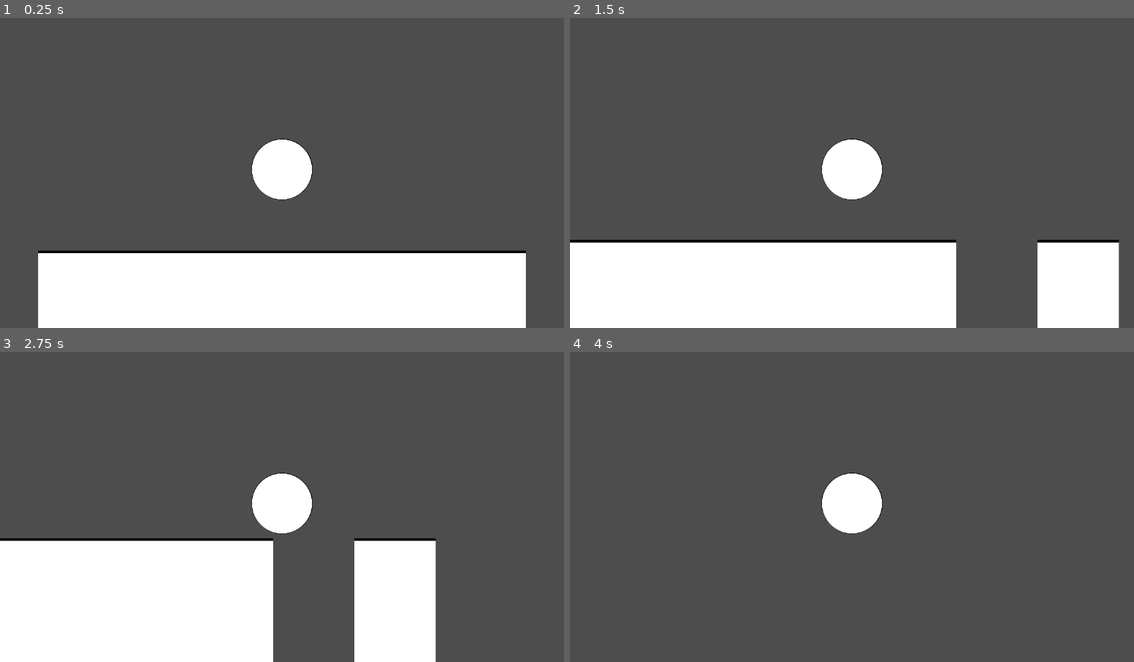
Above: before the commit, frames 1-4 (two rows, left to right).
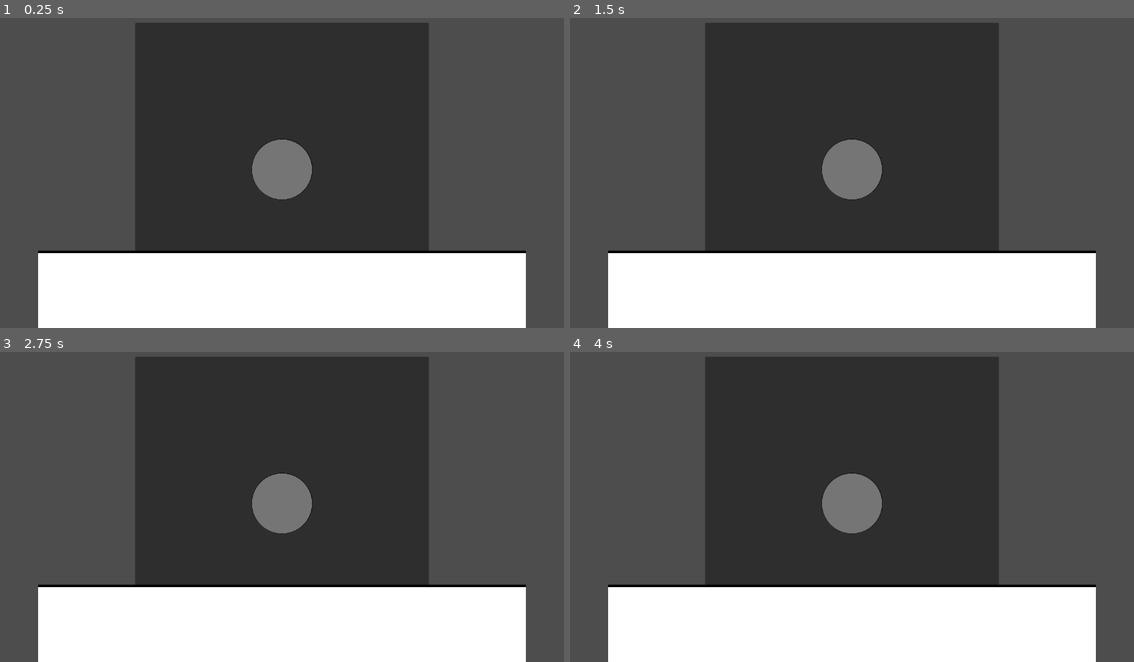
Above: after the commit, the same moments.

Repository: M1reyu/Ludum-Dare-57
Game: Godot game, scene res://MainGame.tscn
Two runs of this game, one before a commit and one after it. Both use one fixed random seed, a clock stepped at 60 frames per second and the inputs below. The project has no main scene, so this scene is started directly.
Inputs:
- Up to frame 1 (0.25 s): no input
- Up to frame 2 (1.5 s): tap Enter at 0.5 s; hold D (Right) 0.53-1.28 s; hold S (Down) from 1.28 s (still down)
- Up to frame 3 (2.75 s): release S (Down) at 2.03 s; hold D (Right) from 2.03 s (still down)
- Up to frame 4 (4 s): release D (Right) at 2.78 s; hold W (Up) 2.78-3.53 s; hold A (Left) from 3.53 s (still down)

The runs differ from the first frame. In frame 1, 38% of the frame differs, in the area x 24-76%, y 1-75%; in frame 2, 46%; in frame 3, 52%; in frame 4, 60%, in the area x 6-94%, y 1-100%.

Commit message:
Initial Player MenuHud added

Diff:
--- /dev/null
+++ b/Player/MenuHud.gd
@@ -0,0 +1,10 @@
+extends Panel
+
+var menuIndex : int = 0
+var canClose : bool = false
+
+func _process(_delta: float) -> void:
+	if (visible && canClose && Input.is_action_just_pressed("MenuTrigger")): hide()
+	canClose = false
+	if (!visible): return
+	canClose = true
--- a/Player/player.gd
+++ b/Player/player.gd
@@ -4,26 +4,34 @@
 @export var bounceForce : int = 400
 @export var gravity : int = 300
 
+var strength : int = 2
+var inMenu : bool = false
+
+func _process(delta: float) -> void:
+	if (!$MainCam/Panel.visible && Input.is_action_just_pressed("MenuTrigger")): $MainCam/Panel.show()
+
 func _physics_process(delta: float) -> void:
-	var dir : Vector2 = Input.get_vector("Left", "Right", "Up", "Down")
+	var dir : Vector2 = Vector2.ZERO
+	if (!$MainCam/Panel.visible):
+		dir = Input.get_vector("Left", "Right", "Up", "Down")
 
-	if (dir.x != 0):
-		dir.x *= speed * delta * 2
-		if((dir.x < 0 && velocity.x > 0) || (dir.x > 0 && velocity.x < 0)): dir.x += (velocity.x * 0.65)
-		else: dir.x += velocity.x
-		if (dir.x > speed): dir.x = speed
-		elif (dir.x < -speed): dir.x = -speed
-	elif (abs(velocity.x) > 10): dir.x = velocity.x * 0.8
-	else: dir.x = 0
+		if (dir.x != 0):
+			dir.x *= speed * delta * 2
+			if((dir.x < 0 && velocity.x > 0) || (dir.x > 0 && velocity.x < 0)): dir.x += (velocity.x * 0.65)
+			else: dir.x += velocity.x
+			if (dir.x > speed): dir.x = speed
+			elif (dir.x < -speed): dir.x = -speed
+		elif (abs(velocity.x) > 10): dir.x = velocity.x * 0.8
+		else: dir.x = 0
 
-	if (dir.y != 0):
-		dir.y *= speed * delta * 2
-		if((dir.y < 0 && velocity.y > 0) || (dir.y > 0 && velocity.y < 0)): dir.y += (velocity.y * 0.65)
-		else: dir.y += velocity.y
-		if (dir.y > speed): dir.y = speed
-		elif (dir.y < -speed): dir.y = -speed
-	elif (abs(velocity.y) > 10): dir.y = velocity.y * 0.8
-	else: dir.y = 0
+		if (dir.y != 0):
+			dir.y *= speed * delta * 2
+			if((dir.y < 0 && velocity.y > 0) || (dir.y > 0 && velocity.y < 0)): dir.y += (velocity.y * 0.65)
+			else: dir.y += velocity.y
+			if (dir.y > speed): dir.y = speed
+			elif (dir.y < -speed): dir.y = -speed
+		elif (abs(velocity.y) > 10): dir.y = velocity.y * 0.8
+		else: dir.y = 0
 
 	velocity = dir
 	var pos = position
--- a/Player/player.tscn
+++ b/Player/player.tscn
@@ -1,7 +1,8 @@
-[gd_scene load_steps=5 format=3 uid="uid://vq3ebi483wyn"]
+[gd_scene load_steps=6 format=3 uid="uid://vq3ebi483wyn"]
 
 [ext_resource type="Texture2D" uid="uid://dupu7ujxmxhm4" path="res://Assets/Circle.png" id="1_4flbx"]
 [ext_resource type="Script" uid="uid://ceou74g8np8m2" path="res://Player/player.gd" id="1_onrkg"]
+[ext_resource type="Script" uid="uid://cswelp48kvxed" path="res://Player/MenuHud.gd" id="3_btcbx"]
 
 [sub_resource type="SpriteFrames" id="SpriteFrames_i3pqv"]
 animations = [{
@@ -28,3 +29,10 @@
 shape = SubResource("CircleShape2D_onrkg")
 
 [node name="MainCam" type="Camera2D" parent="."]
+
+[node name="Panel" type="Panel" parent="MainCam"]
+offset_left = -300.0
+offset_top = -300.0
+offset_right = 300.0
+offset_bottom = 300.0
+script = ExtResource("3_btcbx")
--- a/project.godot
+++ b/project.godot
@@ -36,9 +36,14 @@
 "events": [Object(InputEventKey,"resource_local_to_scene":false,"resource_name":"","device":-1,"window_id":0,"alt_press …(192 unchanged characters)…
 ]
 }
-Interact={
+Use={
 "deadzone": 0.2,
-"events": [Object(InputEventKey,"resource_local_to_scene":fa …(140 unchanged characters)… d":false,"keycode":0,"physical_keycode":69,"key_label":0,"unicode":101,"location":0,"echo":false,"script":null)
+"events": [Object(InputEventKey,"resource_local_to_scene":fa …(140 unchanged characters)… d":false,"keycode":0,"physical_keycode":70,"key_label":0,"unicode":102,"location":0,"echo":false,"script":null)
+]
+}
+MenuTrigger={
+"deadzone": 0.2,
+"events": [Object(InputEventKey,"resource_local_to_scene":false,"resource_name":"","device":-1,"window_id":0,"alt_pressed":false,"shift_pressed":false,"ctrl_pressed":false,"meta_pressed":false,"pressed":false,"keycode":0,"physical_keycode":82,"key_label":0,"unicode":114,"location":0,"echo":false,"script":null)
 ]
 }
 
Not shown, added: Player/MenuHud.gd.uid
